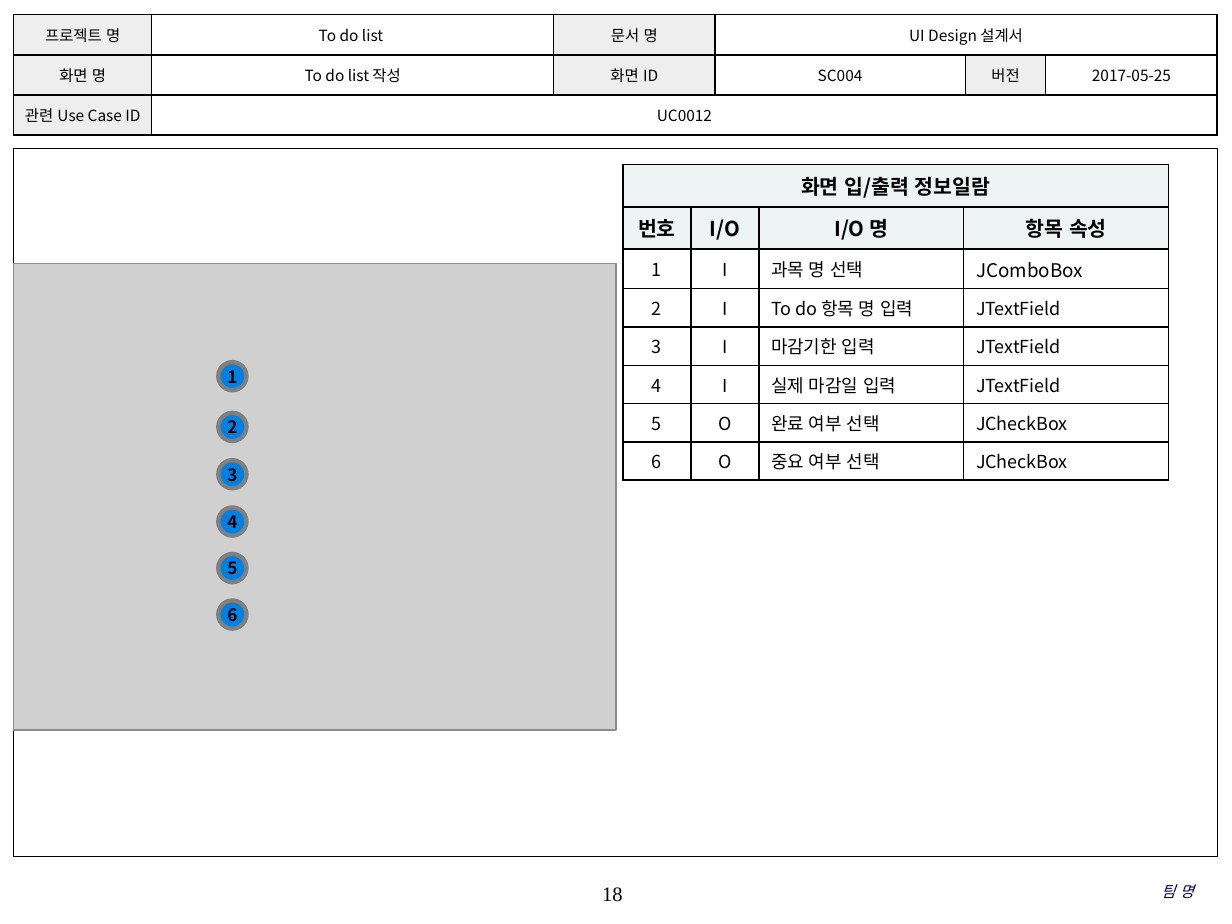
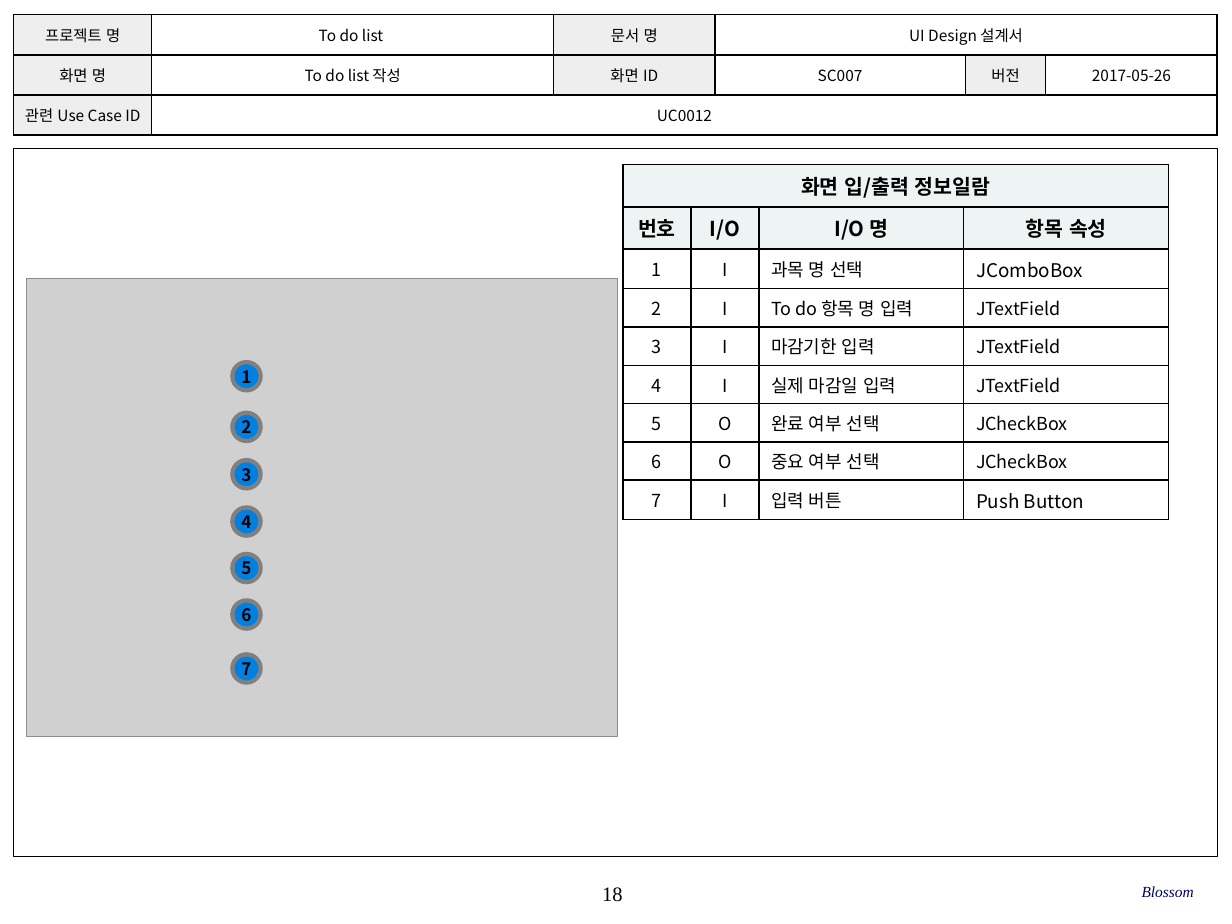
Before and after one commit to SE-admin/SE2017_6_blossom, a slide deck: slide 18 of doc/3_ 설계서/UI Design_6_blossom.pptx. Drawn at 1232x924 pixels with LibreOffice and Linux fonts; fonts in the diff are those of the drawing; grey boxes stand for pictures; background and template pictures are left out. Boxes give left, top, right and bottom in pixels: in the first picture for what was removed or moved away, otherwise in the second. Text is boxed around its words. In the diff, an @@ line names an element or a change of style, - is before the commit and + after.

```diff
--- a/doc/3_ 설계서/UI Design_6_blossom.pptx
+++ b/doc/3_ 설계서/UI Design_6_blossom.pptx
@@ table at bbox=[14, 15, 1216, 136] @@
-row 2, column 4: SC004
+row 2, column 4: SC007
-row 2, column 6: 2017-05-25
+row 2, column 6: 2017-05-26
@@ table at bbox=[623, 165, 1168, 513] @@
+row 9: 7 | I | 입력 버튼 | Push Button
@@ picture: place and size @@
-picture at bbox=[14, 264, 616, 731]
+picture at bbox=[26, 278, 617, 737]
@@ 6 ellipses: place and size @@
-6 ellipses at bbox=[218, 362, 246, 628]
+6 ellipses at bbox=[233, 362, 261, 628]
@@ ellipse added at bbox=[233, 654, 261, 683], fill #0081E2, outline #808080 2.5 pt, 10 pt, text #000000, bold @@
+7
@@ text at bbox=[1142, 886, 1194, 897]: text changed @@
-팀 명
+Blossom
```
Also in this commit, not shown: 21 other slides changed.
